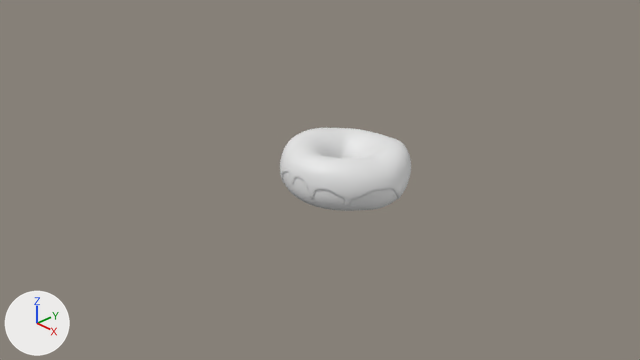
What one commit did to the Blender file untitled.blend.
Camera for both pictures: the file's camera 'Camera'. Every picture has the same lights, and +X, +Y and +Z are marked at lower left.

The first picture shows 'Глазурь', 'Пончик'.
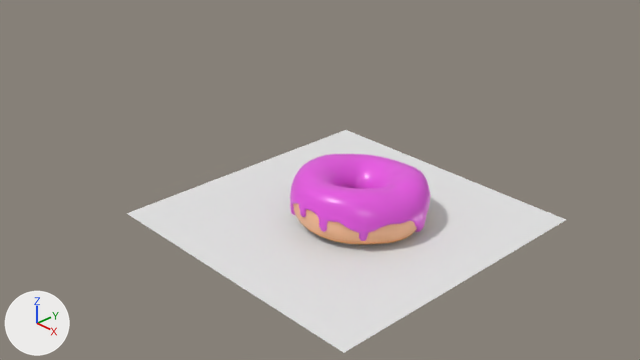
Where the change shows, as pixel boxes (x1, y1, x2, y2) in the pictures (640 x 360 px):
'Плоскость', added: after (126, 130, 566, 353)
'Глазурь', reshaped, moved, modifiers changed (8% wider, 11% taller): before (280, 128, 411, 206); after (290, 154, 431, 241)
'Пончик', recoloured, moved: before (283, 172, 398, 211); after (293, 203, 416, 245)

The change, as a diff of the scene's bpy script:
```diff
--- a/untitled.blend.py
+++ b/untitled.blend.py
@@ img_donutcoloe @@
+img_donutcoloe = load_image('DonutColoe', 'Material/DonutColoe.png', 1024, 1024, 'sRGB')
@@ mat_материал @@
+mat_материал = principled_material('Материал')
+mat_материал.base_color = (0.8, 0.0962, 0.756)  # pink #e757e1
+mat_материал.roughness = 0.303
@@ mat_материал_001 @@
+mat_материал_001 = principled_material('Материал.001')
+mat_материал_001.texture = img_donutcoloe
@@ mat_материал_002 @@
+mat_материал_002 = principled_material('Материал.002')
+mat_материал_002.base_color = (0.8, 0.8, 0.8)  # white #e7e7e7
@@ me_тор_002 @@
 me_тор_002.from_pydata(...)  # 384 vertices, 384 faces; spans x -0.88..0.89, y -0.88..0.88, z -0.35..0.42
+me_тор_002.materials.append(mat_материал_001)  # picture img_donutcoloe
@@ me_тор_001 @@
 # used by ob_глазурь; location = (0.0, 0.0, 0.00497); scale = (1.0, 1.0, 0.893)
-me_тор_001.from_pydata(...)  # 863 vertices, 785 faces; spans x -0.87..0.88, y -0.86..0.86, z -0.29..0.4
+me_тор_001.from_pydata(...)  # 27616 vertices, 27616 faces; spans x -0.89..0.9, y -0.89..0.88, z -0.31..0.42
+# me_тор_001 part 1: 73 vertices moved within x -0.75..0.88, y -0.79..0.85, z -0.16..0.38; 731 vertices removed from x -0.87..0.88, y -0.86..0.86, z -0.28..0.4; 27484 vertices added at x -0.89..0.9, y -0.89..0.88, z -0.31..0.42
+me_тор_001.materials.append(mat_материал)  # pink #e757e1
@@ me_плоскость @@
+me_плоскость.from_pydata([(-2.0, -2.0, 0.0), (2.0, -2.0, 0.0), (-2.0, 2.0, 0.0), (2.0, 2.0, 0.0)], [], [(0, 1, 3, 2)])
+me_плоскость.materials.append(mat_материал_002)  # its picture is missing
@@ ob_пончик @@
 ob_пончик = bpy.data.objects.new('Пончик', me_тор_002)
-ob_пончик.location = (0.0, 0.0, 0.0)
+ob_пончик.location = (0.706, -0.442, -0.022)
 ob_пончик.scale = (1.0, 1.0, 0.893)
@@ ob_глазурь @@
 ob_глазурь = bpy.data.objects.new('Глазурь', me_тор_001)
+ob_глазурь.parent = ob_пончик
+ob_глазурь.matrix_parent_inverse = Matrix(((1.0, 0.0, 0.0, 0.0), (0.0, 1.0, 0.0, 0.0), (0.0, 0.0, 1.12, 0.0), (0.0, 0.0, 0.0, 1.0)))
 ob_глазурь.location = (0.0, 0.0, 0.00497)
 ob_глазурь.scale = (1.0, 1.0, 0.893)
-_m = ob_глазурь.modifiers.new('Объёмность', 'SOLIDIFY')
-_m.thickness = 0.025
-_m.offset = 1.0
-_m.edge_crease_inner = 1.0
-_m = ob_глазурь.modifiers.new('Подразделение', 'SUBSURF')
-_m.render_levels = 1
@@ ob_плоскость @@
+ob_плоскость = bpy.data.objects.new('Плоскость', me_плоскость)
+ob_плоскость.location = (0.555, -0.547, -0.321)
```
